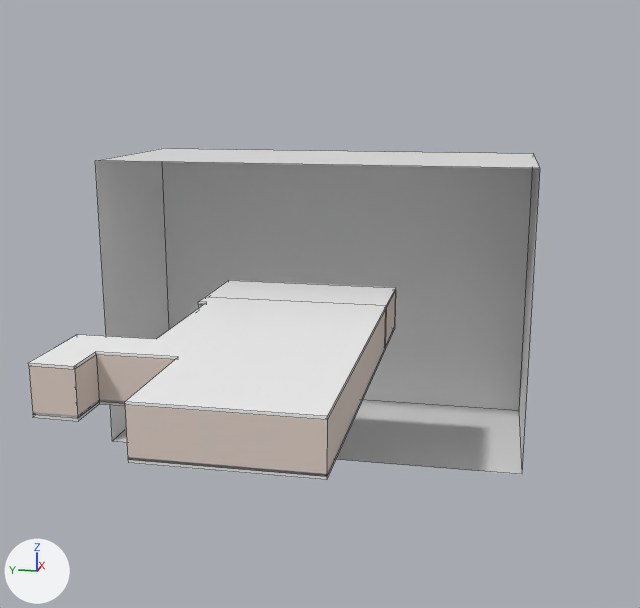
The Blender file SourceArt/RoomMesh/YoobeeL1.blend: old version first, new version second.
Camera for both pictures: a camera (50 mm lens) standing at (-37.5, -21.9, 15.7) and looking at (17.8, -10.8, 1.8). Lighting does not change. The marker at lower left points along +X, +Y and +Z. Mesh edges are drawn as thin lines on the coarser meshes.

The first picture shows 'Baseboard', 'Ceiling', 'Ceiling.001', 'ClassroomPano', 'Floor', 'Room'.
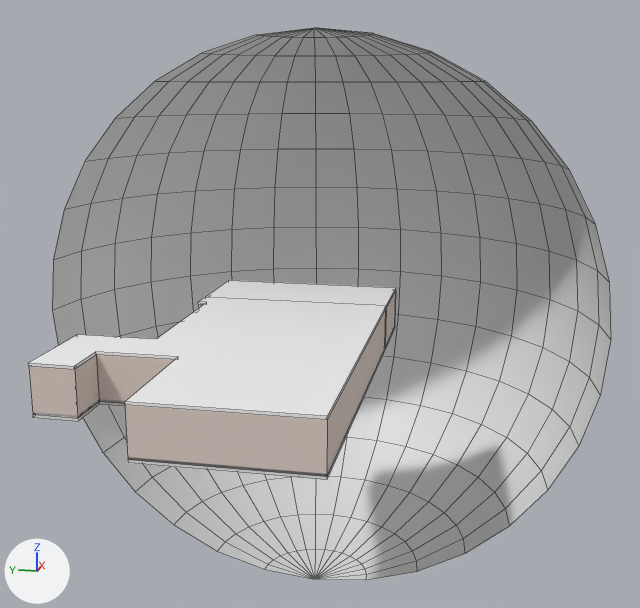
Changed parts and their boxes (x1, y1, x2, y2) in the pictures (640 x 608 px):
'Sphere', added: after (52, 28, 611, 580)
'ClassroomPano', deleted: before (96, 148, 540, 475)

Edits to the bpy script that builds the scene:
```text
Add me_sphere:
    me_sphere.from_pydata(...)  # 257 vertices, 256 faces; spans x 0.0..1.0, y -1.0..1.0, z -1.0..1.0
    me_sphere.polygons.foreach_set('use_smooth', [True] * 256)
Remove ob_classroompano:
    ob_classroompano = bpy.data.objects.new('ClassroomPano', me_cube)
    ob_classroompano.location = (25.03, -9.75, 0.63)
    ob_classroompano.scale = (1.68, 1.68, 1.55)
Add ob_sphere:
    ob_sphere = bpy.data.objects.new('Sphere', me_sphere)
    ob_sphere.location = (19.31, -10.14, 0.0)
    ob_sphere.scale = (19.2, 19.2, 19.2)
```
